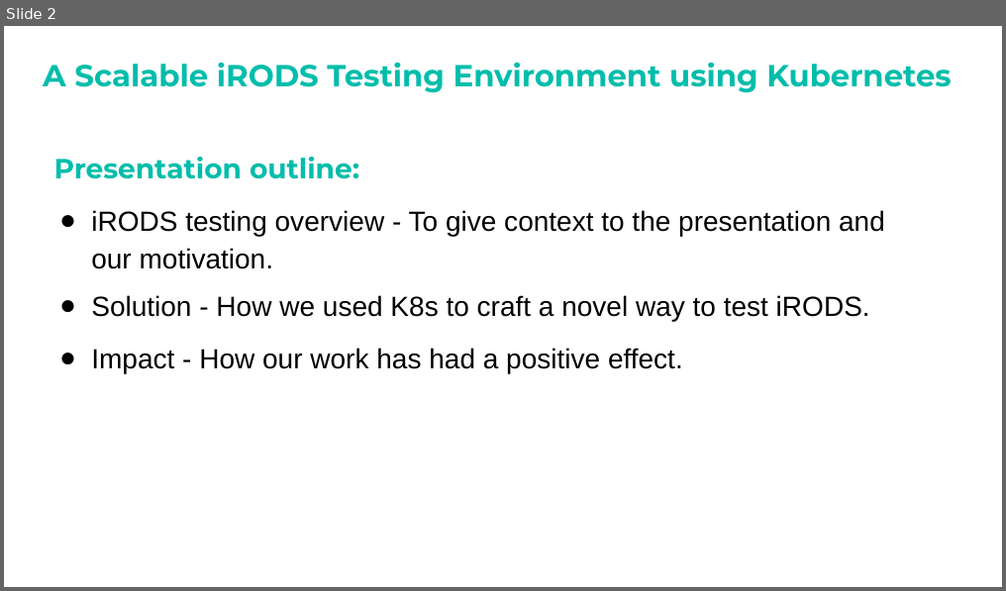
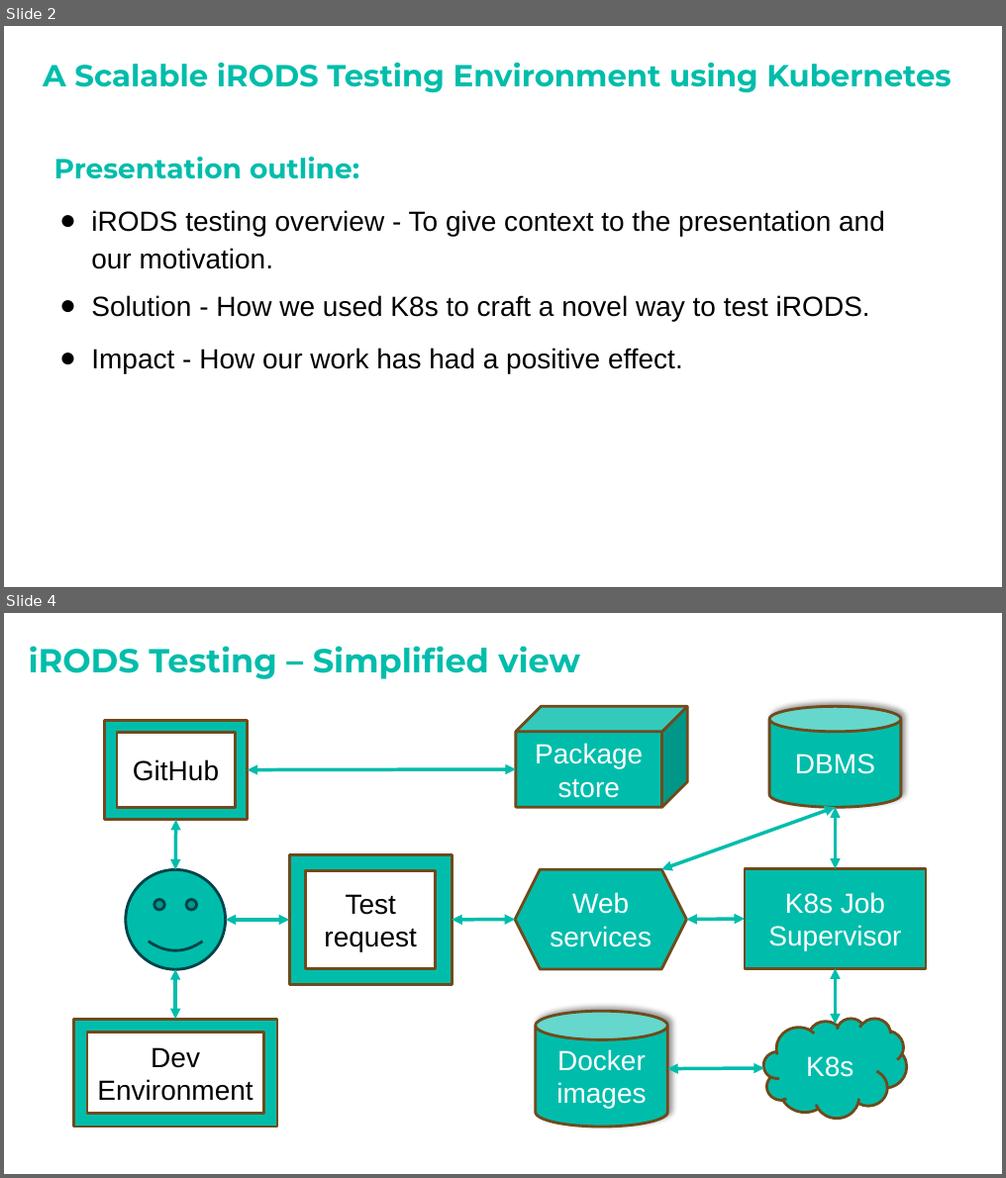
Before and after one commit to irods/irods_k8s, a slide deck: Docs/iRODS SuperV presentation.pptx. Shown one above the other, each under a label of ours: slide 2 before the commit, slides 2 and 4 after it; the slides between them are not shown. The pictures are 1006x591 and 1006x1178 pixels, drawn with LibreOffice and Linux fonts; fonts in the diff are those of the drawing; background and template pictures are left out. Boxes give left, top, right and bottom in pixels: in the first picture for what was removed or moved away, otherwise in the second. Text is boxed around its words. In the diff, an @@ line names an element or a change of style, - is before the commit and + after.

```diff
--- a/Docs/iRODS SuperV presentation.pptx
+++ b/Docs/iRODS SuperV presentation.pptx
@@ slide 4 added at <box>4,613,1002,1174</box>, background picture (left out) @@
@@ title added at <box>29,646,580,679</box>, 24 pt, text #00BDAB, bold @@
+iRODS Testing – Simplified view
@@ frame added at <box>105,720,248,820</box>, fill #00BDAB, outline #704B1C 2 pt, 20 pt, text #000000 @@
+GitHub
@@ cube added at <box>516,707,687,808</box>, fill #00BDAB, outline #704B1C 2 pt, 20 pt, text #FFFFFF @@
+Package store
@@ cylinder added at <box>769,707,901,808</box>, fill #00BDAB, outline #704B1C 2 pt, 20 pt, text #FFFFFF @@
+DBMS
@@ double arrow added from (248, 769) to (516, 769), #00BDAB 2.5 pt @@
@@ double arrow added from (175, 820) to (175, 869), #00BDAB 2.5 pt @@
@@ double arrow added from (661, 869) to (836, 808), #00BDAB 2.5 pt @@
@@ double arrow added from (836, 808) to (836, 868), #00BDAB 2.5 pt @@
@@ smiley face added at <box>126,869,226,969</box>, fill #00BDAB, outline #004249 2 pt @@
@@ frame added at <box>289,855,452,984</box>, fill #00BDAB, outline #704B1C 2 pt, 20 pt, text #000000 @@
+Test request
@@ hexagon added at <box>515,869,686,969</box>, fill #00BDAB, outline #704B1C 2 pt, 20 pt, text #FFFFFF @@
+Web services
@@ rectangle added at <box>745,868,926,968</box>, fill #00BDAB, outline #704B1C 2 pt, 20 pt, text #FFFFFF @@
+K8s Job Supervisor
@@ double arrow added from (226, 919) to (289, 919), #00BDAB 2.5 pt @@
@@ double arrow added from (452, 919) to (515, 919), #00BDAB 2.5 pt @@
@@ double arrow added from (686, 919) to (745, 918), #00BDAB 2.5 pt @@
@@ double arrow added from (836, 968) to (836, 1024), #00BDAB 2.5 pt @@
@@ double arrow added from (175, 969) to (175, 1019), #00BDAB 2.5 pt @@
@@ frame added at <box>74,1019,277,1127</box>, fill #00BDAB, outline #704B1C 2 pt, 20 pt, text #000000 @@
+Dev Environment
@@ cylinder added at <box>536,1011,667,1127</box>, fill #00BDAB, outline #704B1C 2 pt, 20 pt, text #FFFFFF @@
+Docker images
@@ cloud added at <box>763,1018,906,1118</box>, fill #00BDAB, outline #704B1C 2 pt, 20 pt, text #FFFFFF @@
+K8s
@@ double arrow added from (667, 1069) to (764, 1068), #00BDAB 2.5 pt @@
```
Also in this commit, not shown: 10 slides changed, 1 other file.
